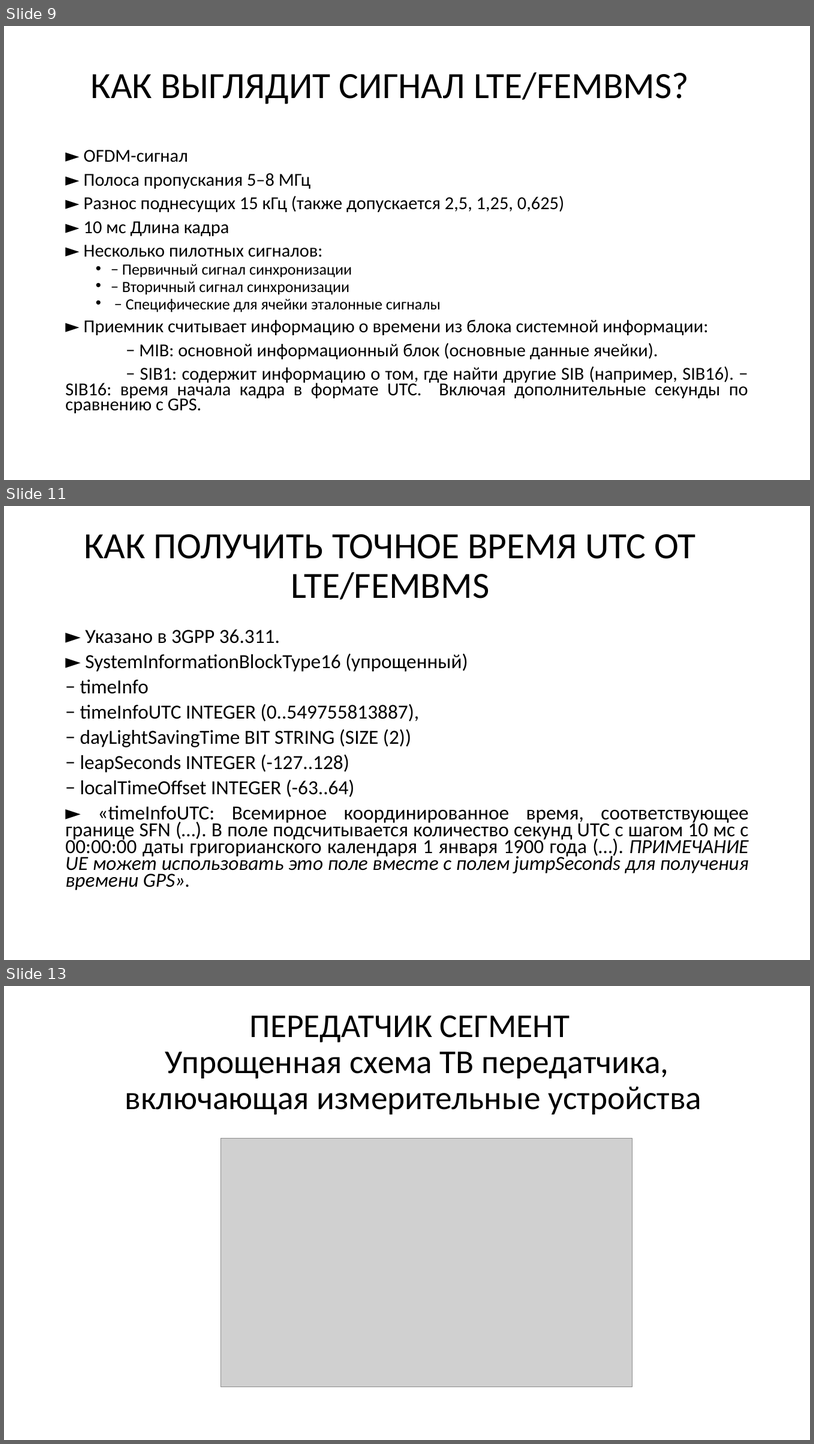
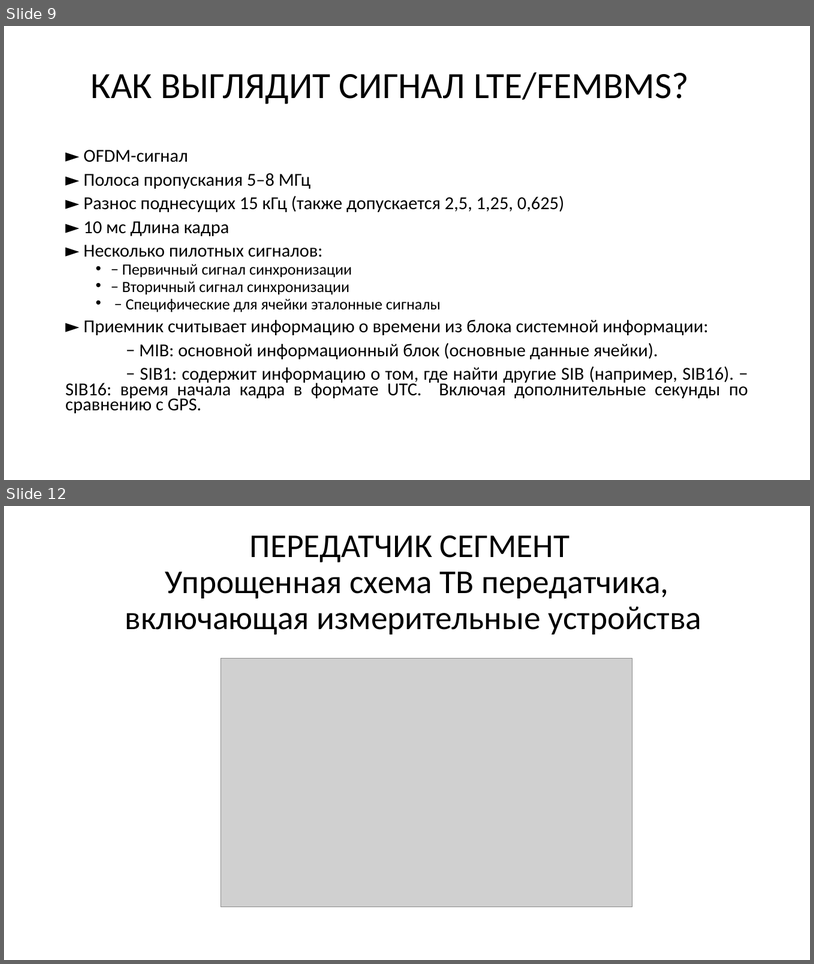
Before and after one commit to SiwaNetwork/QUANTUM, a slide deck: Time-Card/ДОКУМЕНТЫ/ТИПОГРАФИЯ/PNT НА ОСНОВЕ 5G и ТВ.pptx. Shown one above the other, each under a label of ours: slides 9, 11 and 13 before the commit, slides 9 and 12 after it; the slides between them are not shown. The pictures are 814x1444 and 814x964 pixels, drawn with LibreOffice and Linux fonts; fonts in the diff are those of the drawing; grey boxes stand for pictures. Boxes give left, top, right and bottom in pixels: in the first picture for what was removed or moved away, otherwise in the second. Text is boxed around its words. In the diff, an @@ line names an element or a change of style, - is before the commit and + after.

```diff
--- a/Time-Card/ДОКУМЕНТЫ/ТИПОГРАФИЯ/PNT НА ОСНОВЕ 5G и ТВ.pptx
+++ b/Time-Card/ДОКУМЕНТЫ/ТИПОГРАФИЯ/PNT НА ОСНОВЕ 5G и ТВ.pptx
@@ slide 11 removed at [4,506,810,960], background #FFFFFF @@
@@ title removed at [84,534,696,600] @@
-КАК ПОЛУЧИТЬ ТОЧНОЕ ВРЕМЯ UTC ОТ LTE/FEMBMS
@@ text removed at [65,629,749,890] @@
-► Указано в 3GPP 36.311.
-► SystemInformationBlockType16 (упрощенный)
-− timeInfo
-− timeInfoUTC INTEGER (0..549755813887),
-− dayLightSavingTime BIT STRING (SIZE (2))
-− leapSeconds INTEGER (-127..128)
-− localTimeOffset INTEGER (-63..64)
-► «timeInfoUTC: Всемирное координированное время, соответствующее границе SFN (…). В поле подсчитывается количество секунд UTC с шагом 10 мс с 00:00:00 даты григорианского календаря 1 января 1900 года (…). ПРИМЕЧАНИЕ UE может использовать это поле вместе с полем jumpSeconds для получения времени GPS».
@@ what was slide 13 is now slide 12 @@
```
Also in this commit, not shown: 7 slides changed, 2 other files.
